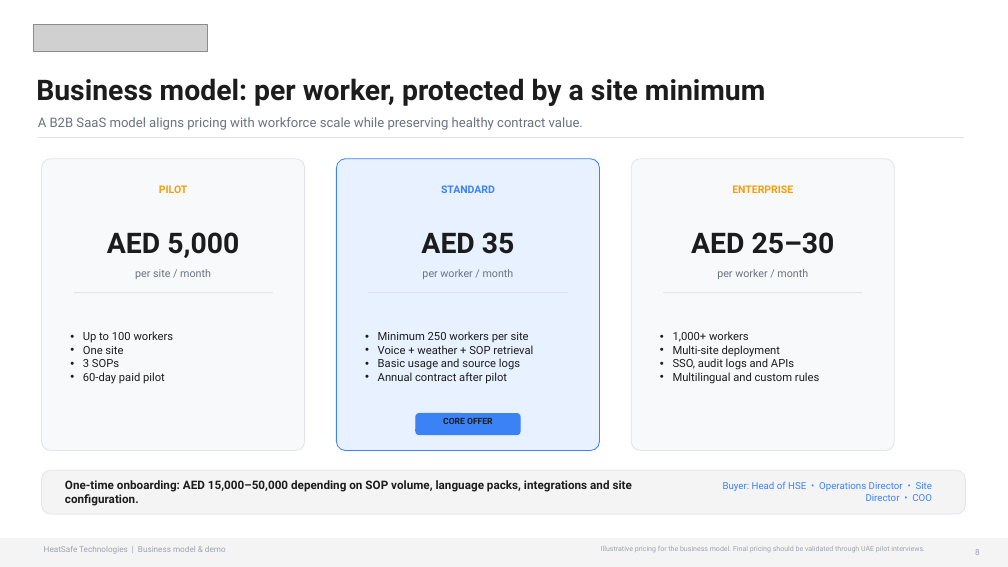
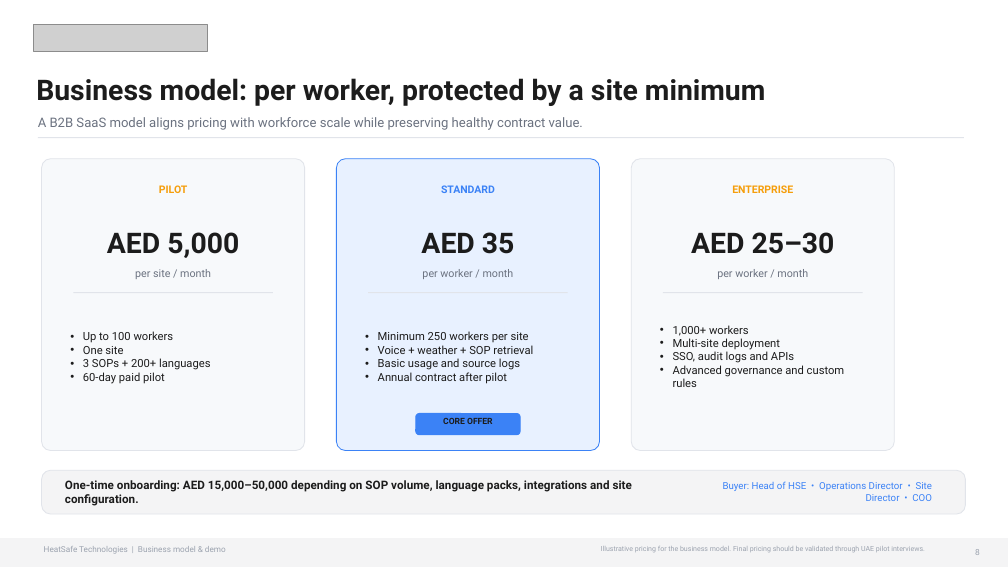
Before and after one commit to ssuvorin/BUILDERS-3, a slide deck: slide 8 of docs/presentation/HeatSafe_Business_Model_Branded.pptx. Drawn at 1008x567 pixels with LibreOffice and Linux fonts; fonts in the diff are those of the drawing; grey boxes stand for pictures. Boxes give left, top, right and bottom in pixels: in the first picture for what was removed or moved away, otherwise in the second. Text is boxed around its words. In the diff, an @@ line names an element or a change of style, - is before the commit and + after.

Commit message:
Correct pilot language availability

```diff
--- a/docs/presentation/HeatSafe_Business_Model_Branded.pptx
+++ b/docs/presentation/HeatSafe_Business_Model_Branded.pptx
@@ text at (x1=83, y1=358, x2=211, y2=370): text changed @@
-• 3 SOPs
+• 3 SOPs + 200+ languages
@@ text at (x1=673, y1=365, x2=845, y2=387): text changed @@
-• Multilingual and custom rules
+• Advanced governance and custom rules
```
Also in this commit, not shown: 2 other slides changed, 1 other file.
